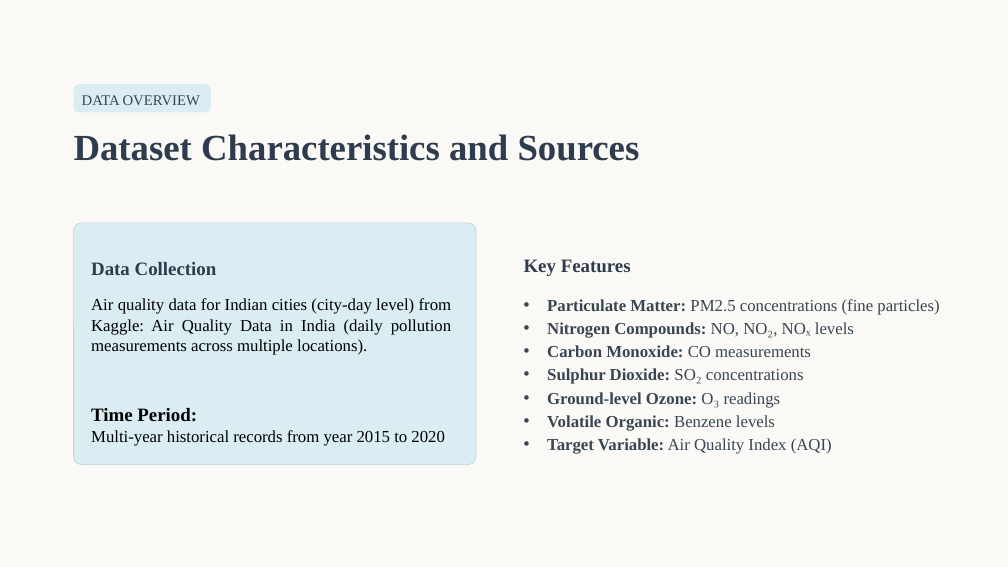
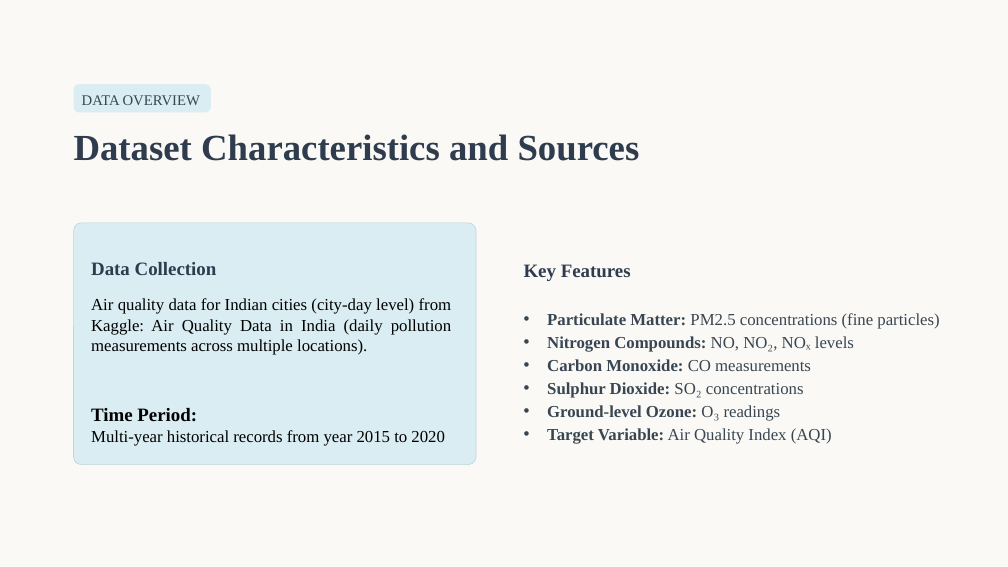
Before and after one commit to ishaangupta122/aqi-system, a slide deck: slide 4 of documents/aqi_ppt_final.pptx. Drawn at 1008x567 pixels with LibreOffice and Linux fonts; fonts in the diff are those of the drawing. Boxes give left, top, right and bottom in pixels: in the first picture for what was removed or moved away, otherwise in the second. Text is boxed around its words. In the diff, an @@ line names an element or a change of style, - is before the commit and + after.

```diff
--- a/documents/aqi_ppt_final.pptx
+++ b/documents/aqi_ppt_final.pptx
@@ text "Key Features": place and size @@
-text "Key Features" at [524, 259, 631, 276]
+text "Key Features" at [524, 264, 631, 281]
@@ text "Particulate Matter: PM2.5 concentrations (fine ...": place and size @@
-text "Particulate Matter: PM2.5 concentrations (fine ..." at [547, 299, 939, 454]
+text "Particulate Matter: PM2.5 concentrations (fine ..." at [547, 313, 939, 444]
@@ text at [547, 415, 775, 431]: paragraph removed @@
-• Volatile Organic: Benzene levels
```
Also in this commit, not shown: 1 other slide changed, 28 other files.
